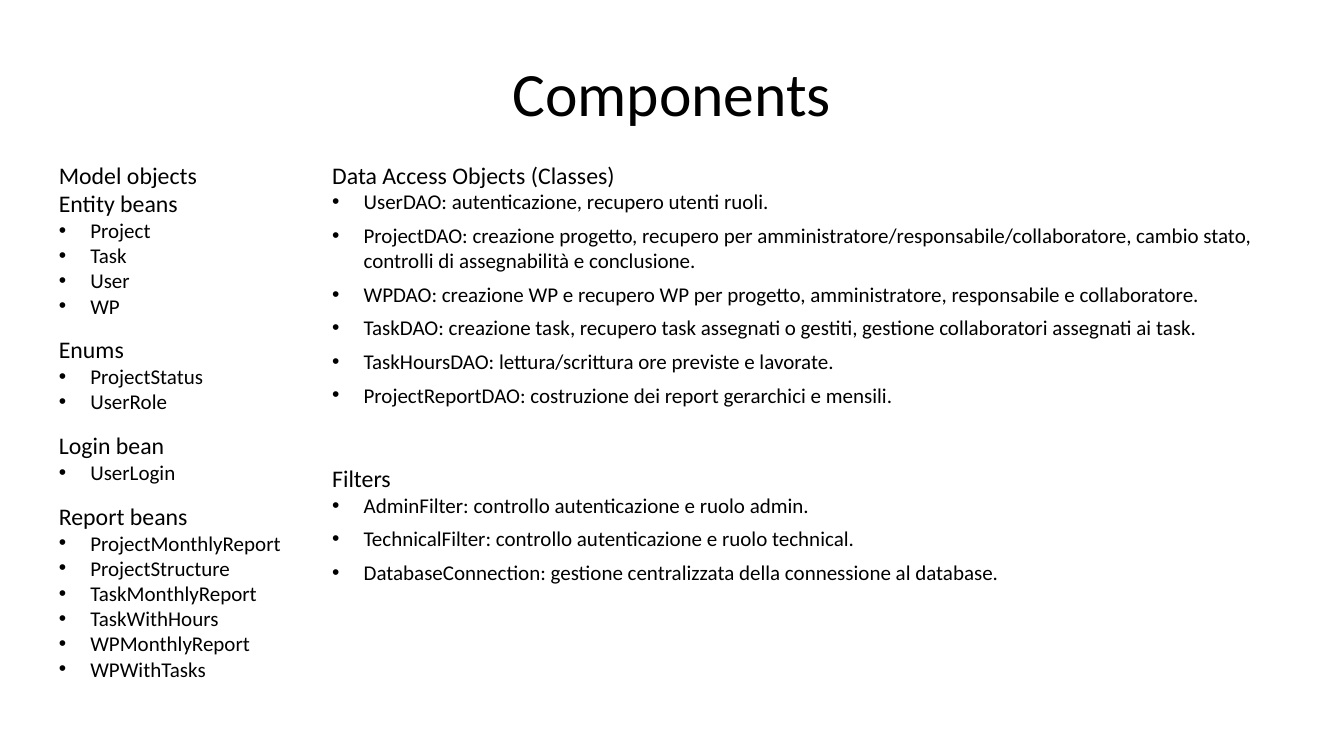
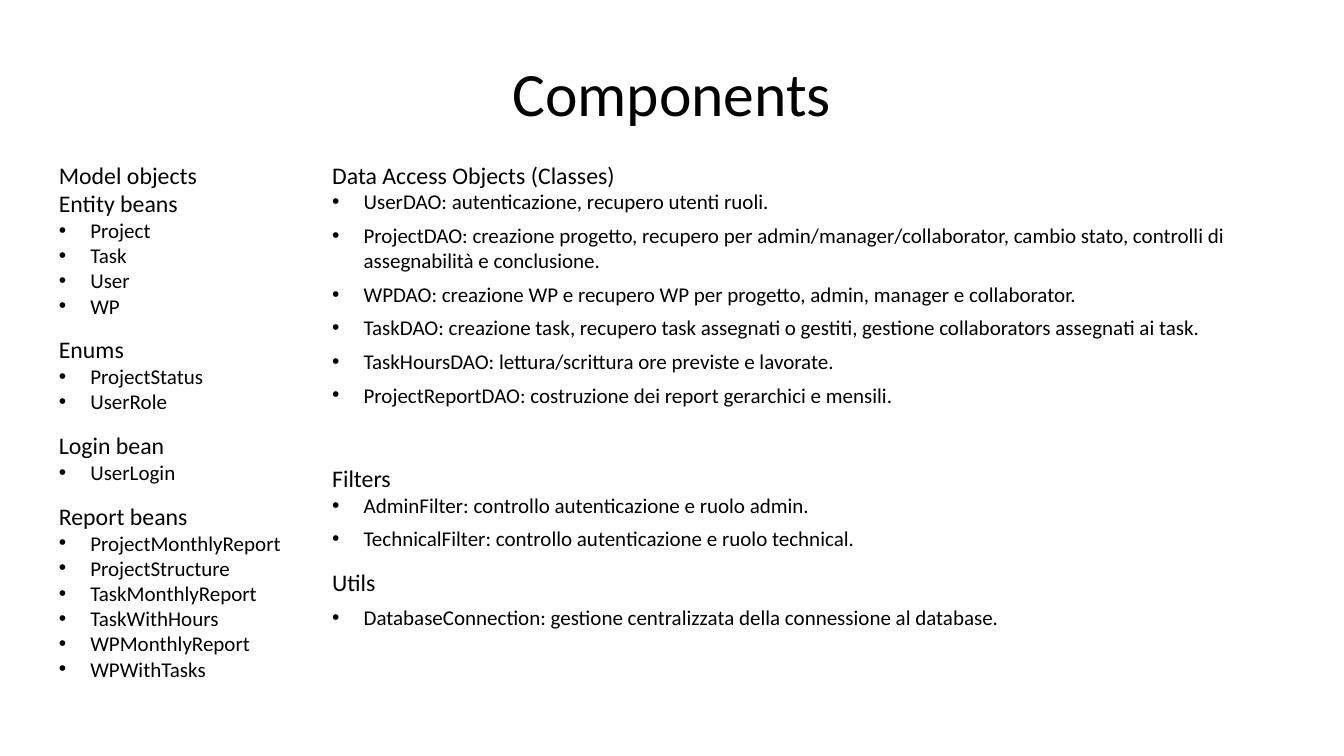
Before and after one commit to gilbertobrambilla/tiw-2026-html, a slide deck: slide 19 of docs/TIW_documentazione.pptx (slide 18 before the commit). Drawn at 1344x756 pixels with LibreOffice and Linux fonts; fonts in the diff are those of the drawing. Boxes give left, top, right and bottom in pixels: in the first picture for what was removed or moved away, otherwise in the second. Text is boxed around its words. In the diff, an @@ line names an element or a change of style, - is before the commit and + after.

```diff
--- a/docs/TIW_documentazione.pptx
+++ b/docs/TIW_documentazione.pptx
@@ text at (364,228,1224,339): text changed @@
-• ProjectDAO: creazione progetto, recupero per amministratore/responsabile/collaboratore, cambio stato, controlli di assegnabilità e conclusione.
-• WPDAO: creazione WP e recupero WP per progetto, amministratore, responsabile e collaboratore.
-• TaskDAO: creazione task, recupero task assegnati o gestiti, gestione collaboratori assegnati ai task.
+• ProjectDAO: creazione progetto, recupero per admin/manager/collaborator, cambio stato, controlli di assegnabilità e conclusione.
+• WPDAO: creazione WP e recupero WP per progetto, admin, manager e collaborator.
+• TaskDAO: creazione task, recupero task assegnati o gestiti, gestione collaborators assegnati ai task.
@@ text at (332,574,375,591): paragraph added @@
+Utils
```
Also in this commit, not shown: 16 other slides changed, 8 slides added.
